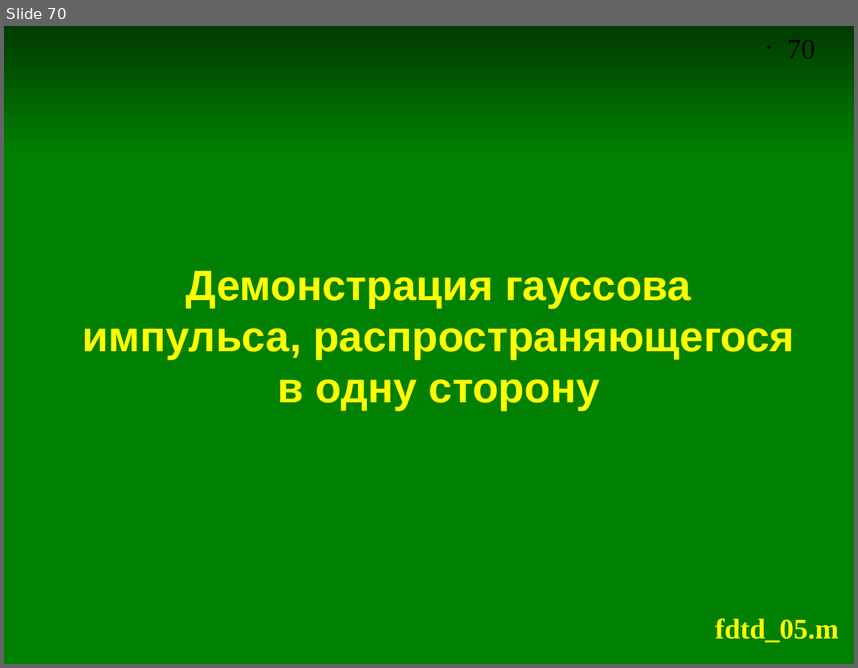
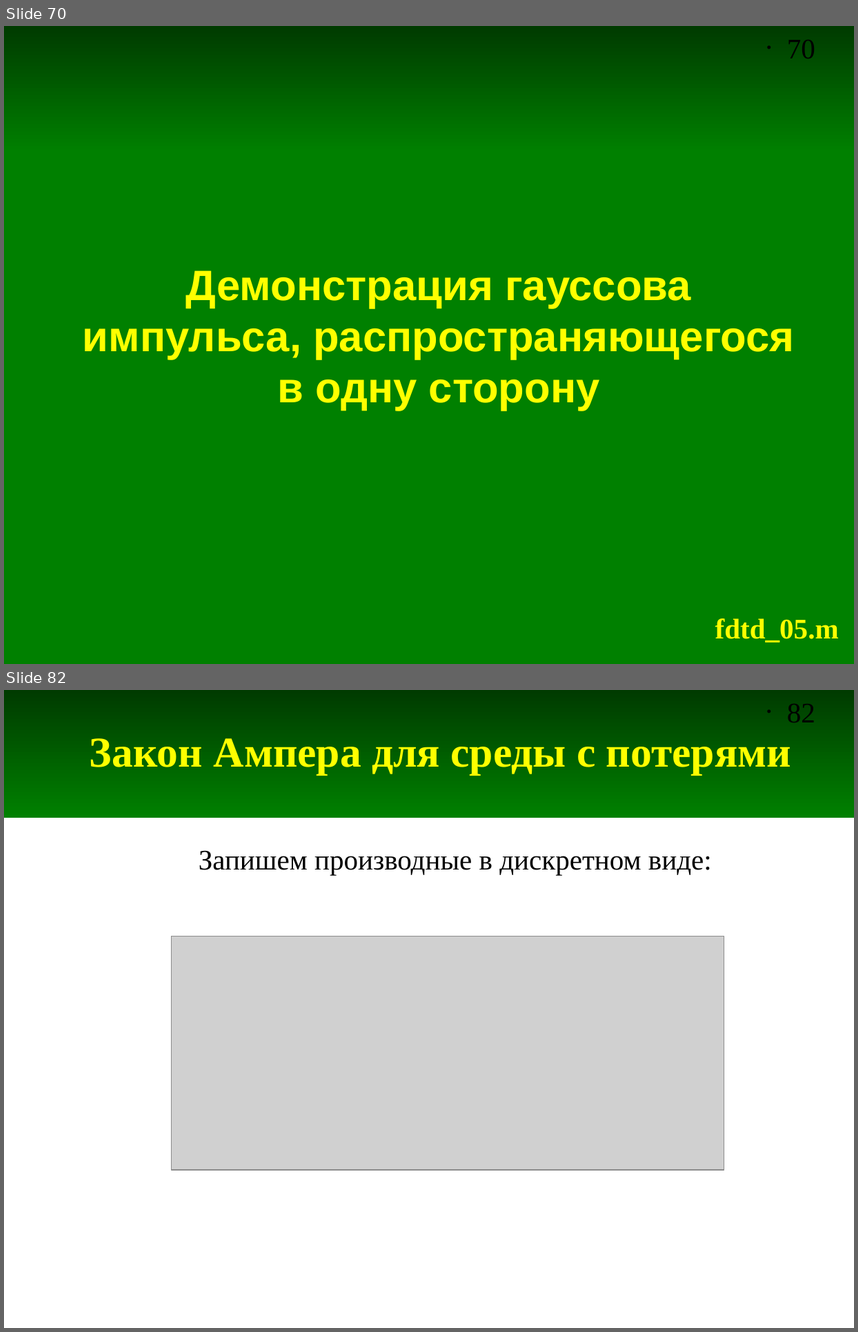
Before and after one commit to andris0147sv/modelling, a slide deck: presentations/2. FDTD.odp. Shown one above the other, each under a label of ours: slide 70 before the commit, slides 70 and 82 after it; the slides between them are not shown. The pictures are 858x668 and 858x1332 pixels, drawn with LibreOffice and Linux fonts; fonts in the diff are those of the drawing; grey boxes stand for pictures. Boxes give left, top, right and bottom in pixels: in the first picture for what was removed or moved away, otherwise in the second. Text is boxed around its words. In the diff, an @@ line names an element or a change of style, - is before the commit and + after.

Commit message:
Добавлены слайды про моделирование среды с потерями

```diff
--- a/presentations/2. FDTD.odp
+++ b/presentations/2. FDTD.odp
@@ slide 82 added at <box>4,690,854,1328</box>, background #FFFFFF; not listed: 2 template elements that a slide beside it also shows @@
@@ title added at <box>90,738,791,774</box>, 36 pt, text #FFFF00, bold @@
+Закон Ампера для среды с потерями
@@ text added at <box>199,850,712,875</box>, 24 pt, text #000000 @@
+Запишем производные в дискретном виде:
@@ picture added at <box>172,936,724,1170</box> @@
```
Also in this commit, not shown: 21 other slides added.
